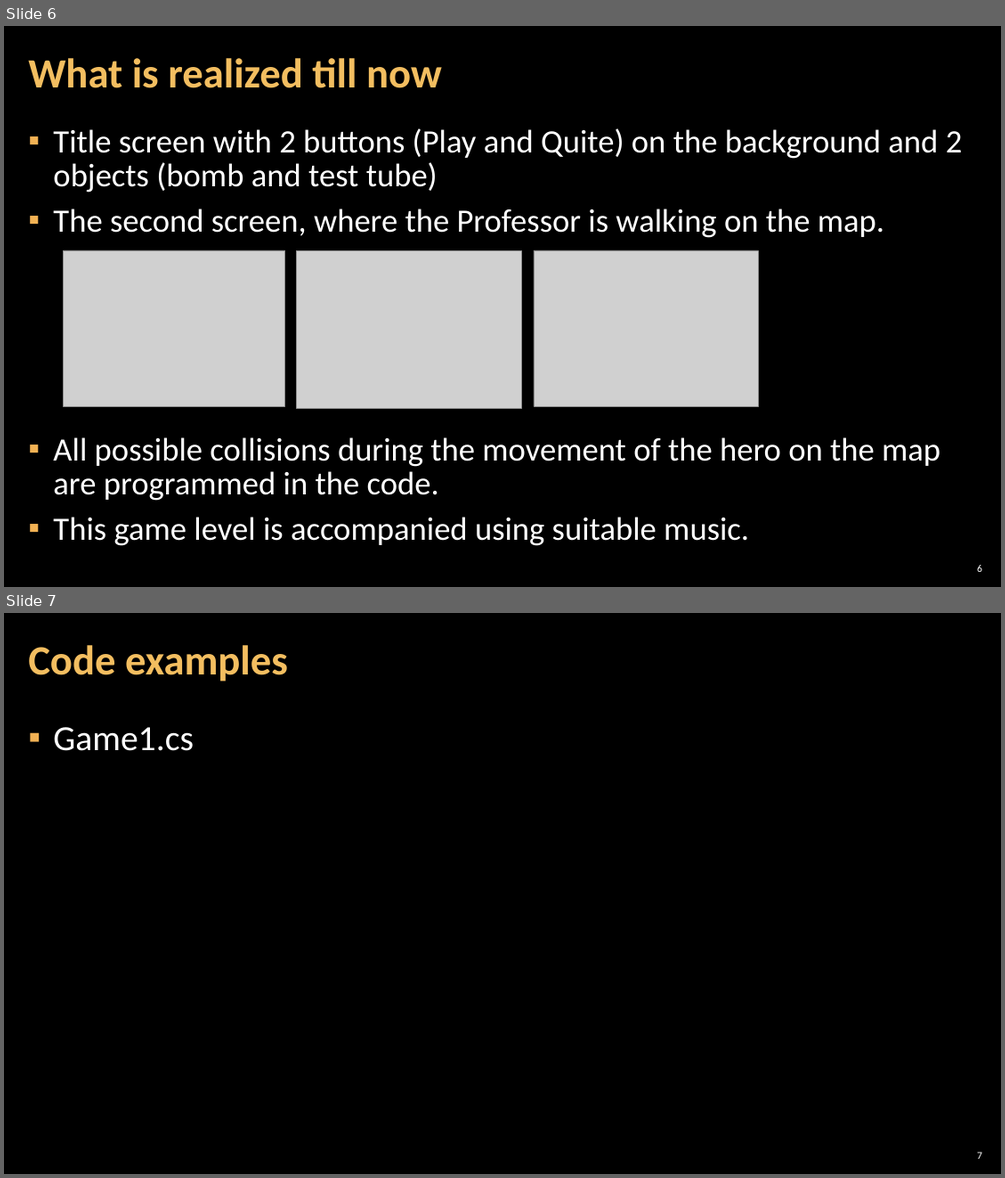
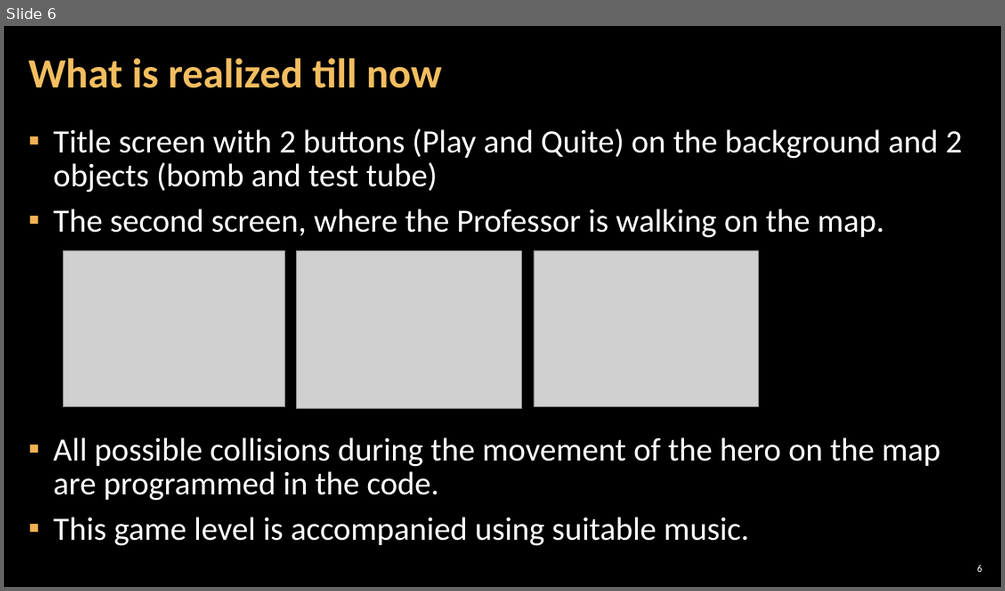
Before and after one commit to stilberk/The-Game, a slide deck: Presentation/Team_Feynman_Game_Presentation.pptx. Shown one above the other, each under a label of ours: slides 6 and 7 before the commit, slide 6 after it. The pictures are 1005x1178 and 1005x591 pixels, drawn with LibreOffice and Linux fonts; fonts in the diff are those of the drawing; grey boxes stand for pictures; background and template pictures are left out. Boxes give left, top, right and bottom in pixels: in the first picture for what was removed or moved away, otherwise in the second. Text is boxed around its words. In the diff, an @@ line names an element or a change of style, - is before the commit and + after.

```diff
--- a/Presentation/Team_Feynman_Game_Presentation.pptx
+++ b/Presentation/Team_Feynman_Game_Presentation.pptx
@@ slide 7 removed at bbox=[4, 613, 1001, 1174], background picture (left out) @@
@@ title removed at bbox=[28, 645, 288, 682] @@
-Code examples
@@ text removed at bbox=[53, 727, 194, 751] @@
-▪ Game1.cs
@@ page number removed at bbox=[977, 1151, 982, 1159] @@
-7
```
Also in this commit, not shown: 3 slides changed, 1 slide added.
